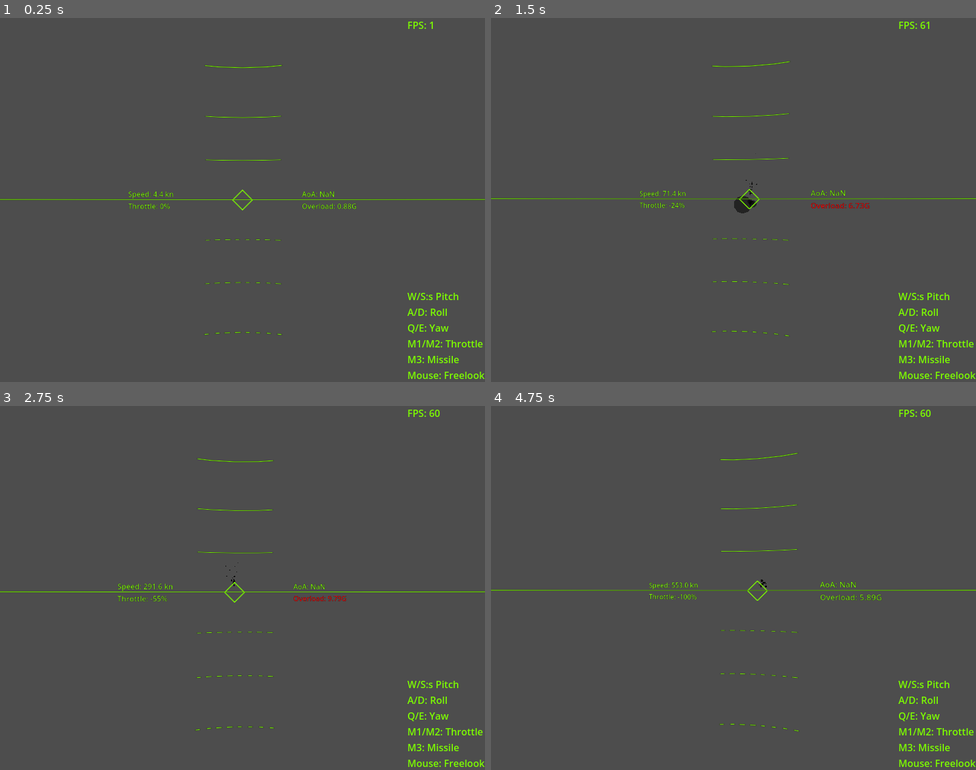
Above: before the commit, frames 1-4 (two rows, left to right).
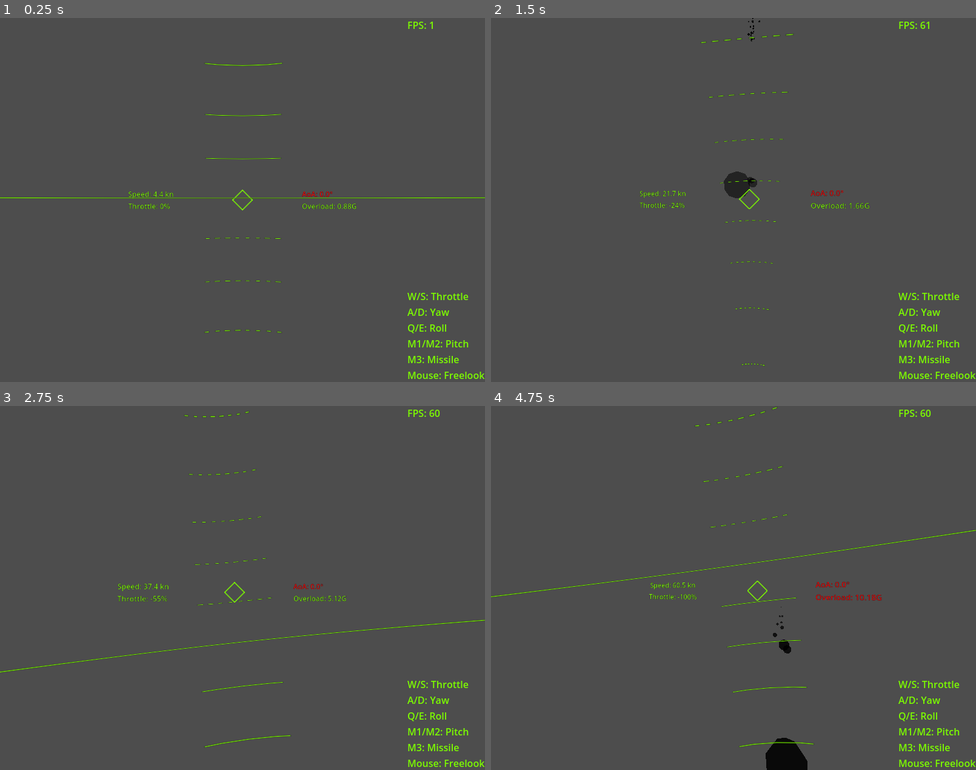
Above: after the commit, the same moments.

Repository: IzalithSky/vimana
Game: Godot game, scene res://objects/vehicles/vimana_lvd/vimana_lvd.tscn
Two runs of this game, one before a commit and one after it. Both use one fixed random seed, a clock stepped at 60 frames per second and the inputs below. This scene is started directly instead of the project's main scene.
Inputs (mouse positions are in pixels of both pictures, inside the frame that each line leads up to):
- Up to frame 1 (0.25 s): no input
- Up to frame 2 (1.5 s): move the mouse to (757, 200) at 0.52 s; hold S (pitch_up) from 0.53 s (still down); tap V (fire_missile) at 0.6, 1.35 s; move the mouse to (709, 200) at 1.27 s
- Up to frame 3 (2.75 s): keep holding S (pitch_up); move the mouse to (252, 580) at 2.02 s; tap V (fire_missile) at 2.1 s
- Up to frame 4 (4.75 s): keep holding S (pitch_up); move the mouse to (728, 595) at 2.77 s; tap V (fire_missile) at 2.85, 3.6, 4.35 s; move the mouse to (767, 591) at 3.52 s; move the mouse to (694, 584) at 4.27 s

The runs differ from the first frame. In frame 1, 1.5% of the frame differs, in the area x 0-100%, y 12-91%; in frame 2, 1.7%; in frame 3, 1.6%; in frame 4, 2.5%, in the area x 0-100%, y 0-100%.

Commit message:
refactoring

Diff:
--- /dev/null
+++ b/objects/vehicles/vimana.gd
@@ -0,0 +1,124 @@
+class_name Vimana extends RigidBody3D
+
+
+@export var drag_forward: float = 0.01
+@export var drag_up: float = 0.1
+@export var drag_side: float = 0.05
+@export var alignment_strength: float = 1.0
+
+@export var warn_g_force: float = 6.0
+@export var max_aoa_deg: float = 5.7
+@export var control_effectiveness_speed: float = 50.0
+
+@onready var speed_label: Label = $Display/SubViewport/HBoxContainer/VBoxContainer/SpeedLabel
+@onready var throttle_label: Label = $Display/SubViewport/HBoxContainer/VBoxContainer/ThrottleLabel
+@onready var aoa_label: Label = $Display/SubViewport/HBoxContainer/VBoxContainer2/AoALabel
+@onready var gf_label: Label= $Display/SubViewport/HBoxContainer/VBoxContainer2/GForceLabel
+@onready var horizon: MeshInstance3D = $Horizon
+@onready var heading: Sprite3D = $HeadingSprite3D
+
+const G_BUFFER_SIZE := 10
+var _g_force_buffer: Array = []
+var _prev_velocity: Vector3 = Vector3.ZERO
+var smoothed_g: float = 0.0
+var aoa_deg: float = 0.0
+var control_effectiveness: float = 0.0
+var throttle_percent: float = 0.0
+
+func compute_control_state() -> void:
+	var forward_speed: float = linear_velocity.dot(-transform.basis.z)
+	control_effectiveness = clamp(forward_speed / control_effectiveness_speed, 0.0, 1.0)
+
+	var forward: Vector3 = -transform.basis.z
+	var up: Vector3 = transform.basis.y
+	var velocity: Vector3 = linear_velocity
+
+	if velocity.length() < 1e-3:
+		aoa_deg = 0.0
+		return
+
+	var vel_proj: Vector3 = velocity - transform.basis.x * velocity.dot(transform.basis.x)
+	var vel_dir: Vector3 = vel_proj.normalized()
+	var aoa: float = forward.angle_to(vel_dir)
+	var sign_factor: float = sign(up.dot(vel_dir.cross(forward)))
+	aoa *= sign_factor
+	aoa_deg = rad_to_deg(aoa)
+
+
+func update_ui(delta: float) -> void:
+	var speed: float = linear_velocity.length()
+	var speed_knots = speed * 1.94384
+	speed_label.text = "Speed: %.1f kn" % speed_knots
+
+	throttle_label.text = "Throttle: %.0f%%" % throttle_percent
+	aoa_label.text = "AoA: %.1f°" % aoa_deg
+
+	var total_accel = (linear_velocity - _prev_velocity) / delta
+	var gravity = ProjectSettings.get_setting("physics/3d/default_gravity_vector")
+	var net_accel = total_accel - gravity
+	var g_force = net_accel.length() / 9.80665
+
+	_g_force_buffer.append(g_force)
+	if _g_force_buffer.size() > G_BUFFER_SIZE:
+		_g_force_buffer.pop_front()
+
+	smoothed_g = _g_force_buffer.reduce(func(a, b): return a + b) / _g_force_buffer.size()
+	gf_label.text = "Overload: %.2fG" % smoothed_g
+
+	if smoothed_g >= warn_g_force:
+		gf_label.add_theme_color_override("font_color", Color.RED)
+	else:
+		gf_label.add_theme_color_override("font_color", Color.LAWN_GREEN)
+
+	_prev_velocity = linear_velocity
+
+	if control_effectiveness < 1.0 or abs(aoa_deg) > max_aoa_deg:
+		aoa_label.add_theme_color_override("font_color", Color.RED)
+	else:
+		aoa_label.add_theme_color_override("font_color", Color.LAWN_GREEN)
+
+	var parent_yaw = horizon.get_parent().global_transform.basis.get_euler().y
+	horizon.global_transform = Transform3D(
+		Basis(Vector3.UP, parent_yaw),
+		horizon.global_transform.origin)
+
+	var cam_pos: Vector3 = $FPCameraHolder.global_transform.origin
+	var heading_dir: Vector3
+	if linear_velocity.length() > 1e-3:
+		heading_dir = linear_velocity.normalized()
+	else:
+		heading_dir = gravity.normalized()
+
+	var offset: Vector3 = heading_dir * 1.5
+	heading.global_transform.origin = cam_pos + offset
+
+
+func apply_air_drag() -> void:
+	var velocity: Vector3 = linear_velocity
+	var speed_squared: float = velocity.length_squared()
+	if speed_squared < 1e-4:
+		return
+
+	var basis: Basis = transform.basis
+	var drag_force: Vector3 = Vector3.ZERO
+	drag_force += -basis.z * velocity.dot(basis.z) * abs(velocity.dot(basis.z)) * drag_forward
+	drag_force += -basis.y * velocity.dot(basis.y) * abs(velocity.dot(basis.y)) * drag_up
+	drag_force += -basis.x * velocity.dot(basis.x) * abs(velocity.dot(basis.x)) * drag_side
+
+	if drag_force.is_finite():
+		apply_central_force(drag_force)
+
+
+func apply_directional_alignment() -> void:
+	var velocity: Vector3 = linear_velocity
+	if velocity.length() < 1e-3:
+		return
+
+	var forward: Vector3 = -transform.basis.z
+	var vel_dir: Vector3 = velocity.normalized()
+	var axis: Vector3 = forward.cross(vel_dir)
+	var angle: float = forward.angle_to(vel_dir)
+
+	if angle > 0.01:
+		var torque: Vector3 = axis.normalized() * angle * alignment_strength * velocity.length()
+		apply_torque(torque)
--- a/objects/vehicles/vimana_h/heli.gd
+++ b/objects/vehicles/vimana_h/heli.gd
@@ -1,4 +1,4 @@
-class_name Heli extends RigidBody3D
+class_name Heli extends Vimana
 
 
 @export var input_sensitivity = 1.5
@@ -7,33 +7,13 @@
 @export var torque_power = 20.0
 @export var spin_threshold = 1
 
-@export var drag_forward: float = 0.01
-@export var drag_up: float = 0.1
-@export var drag_side: float = 0.05
-@export var alignment_strength: float = 1.0
-
 @onready var camera_holder: FPCameraHolder = $FPCameraHolder
 @onready var camera: Camera3D = $FPCameraHolder.camera
-
-@export var speed_label: Label
-@export var throttle_label: Label
-@export var aoa_label: Label
-@export var gf_label: Label
-@export var horizon: MeshInstance3D
-@export var heading: Sprite3D
-
-
-@export var warn_g_force: float = 6.0
 
 var roll_input = 0.0
 var pitch_input = 0.0
 var yaw_input = 0.0
 var throttle_input = 0.0
-
-const G_BUFFER_SIZE := 10
-var _g_force_buffer: Array = []
-var _prev_velocity: Vector3 = Vector3.ZERO
-var smoothed_g: float = 0.0
 
 
 func read_vehicle_inputs(delta: float) -> void:
@@ -130,94 +110,12 @@
 			apply_stabilization_torque(correction_torque)
 
 
-func update_ui(delta: float) -> void:
-	var speed: float = linear_velocity.length()
-	var speed_knots = speed * 1.94384
-	speed_label.text = "Speed: %.1f kn" % speed_knots
-
-	var throttle_percent: float = (throttle_input) * 100.0
-	throttle_label.text = "Throttle: %.0f%%" % throttle_percent
-
-	aoa_label.text = "AoA: NaN"
-
-	var total_accel = (linear_velocity - _prev_velocity) / delta
-	var gravity = ProjectSettings.get_setting("physics/3d/default_gravity_vector")
-	var net_accel = total_accel - gravity
-	var g_force = net_accel.length() / 9.80665
-
-	# Update buffer
-	_g_force_buffer.append(g_force)
-	if _g_force_buffer.size() > G_BUFFER_SIZE:
-		_g_force_buffer.pop_front()
-
-	# Smoothed G-force
-	smoothed_g = _g_force_buffer.reduce(func(a, b): return a + b) / _g_force_buffer.size()
-	gf_label.text = "Overload: %.2fG" % smoothed_g
-
-	if smoothed_g >= warn_g_force:
-		gf_label.add_theme_color_override("font_color", Color.RED)
-	else:
-		gf_label.add_theme_color_override("font_color", Color.LAWN_GREEN)
-
-	_prev_velocity = linear_velocity
-
-	var parent_yaw = horizon.get_parent().global_transform.basis.get_euler().y
-	horizon.global_transform = Transform3D(
-		Basis(Vector3.UP, parent_yaw),
-		horizon.global_transform.origin)
-
-	# Update heading sprite position
-	var cam_pos: Vector3 = $FPCameraHolder.global_transform.origin
-	var heading_dir: Vector3
-
-	if linear_velocity.length() > 1e-3:
-		heading_dir = linear_velocity.normalized()
-	else:
-		heading_dir = gravity.normalized()
-
-	var offset: Vector3 = heading_dir * 1.5
-	heading.global_transform.origin = cam_pos + offset
-
-
-func apply_air_drag() -> void:
-	var velocity: Vector3 = linear_velocity
-	var speed_squared: float = velocity.length_squared()
-	if speed_squared < 1e-4:
-		return  # avoid tiny/invalid values
-
-	var basis: Basis = transform.basis
-
-	var forward_vel: float = velocity.dot(basis.z)
-	var up_vel: float = velocity.dot(basis.y)
-	var side_vel: float = velocity.dot(basis.x)
-
-	var drag_force: Vector3 = Vector3.ZERO
-	drag_force += -basis.z * forward_vel * abs(forward_vel) * drag_forward
-	drag_force += -basis.y * up_vel * abs(up_vel) * drag_up
-	drag_force += -basis.x * side_vel * abs(side_vel) * drag_side
-
-	if drag_force.is_finite():
-		apply_central_force(drag_force)
-
-
-func apply_directional_alignment() -> void:
-	var velocity: Vector3 = linear_velocity
-	if velocity.length() < 1e-3:
-		return
-
-	var forward: Vector3 = -transform.basis.z
-	var vel_dir: Vector3 = velocity.normalized()
-	var axis: Vector3 = forward.cross(vel_dir)
-	var angle: float = forward.angle_to(vel_dir)
-
-	if angle > 0.01:
-		var torque: Vector3 = axis.normalized() * angle * alignment_strength * velocity.length()
-		apply_torque(torque)
-
 func _physics_process(delta: float) -> void:
 	read_vehicle_inputs(delta)
 	stabilise_rotation(delta)
 	#apply_directional_alignment()
 	apply_controls(delta)
 	apply_air_drag()
+
+	throttle_percent = throttle_input * 100.0
 	update_ui(delta)
--- a/objects/vehicles/vimana_h/vimana_h.tscn
+++ b/objects/vehicles/vimana_h/vimana_h.tscn
@@ -48,19 +48,13 @@
 radius = 2.0
 height = 4.0
 
-[node name="RigidBody3D" type="RigidBody3D" node_paths=PackedStringArray("speed_label", "throttle_label", "aoa_label", "gf_label", "horizon", "heading")]
+[node name="RigidBody3D" type="RigidBody3D"]
 mass = 3.0
 continuous_cd = true
 contact_monitor = true
 max_contacts_reported = 5
 angular_damp = 3.0
 script = ExtResource("1_2yl4s")
-speed_label = NodePath("Display/SubViewport/HBoxContainer/VBoxContainer/SpeedLabel")
-throttle_label = NodePath("Display/SubViewport/HBoxContainer/VBoxContainer/ThrottleLabel")
-aoa_label = NodePath("Display/SubViewport/HBoxContainer/VBoxContainer2/AoALabel")
-gf_label = NodePath("Display/SubViewport/HBoxContainer/VBoxContainer2/GForceLabel")
-horizon = NodePath("Horizon")
-heading = NodePath("HeadingSprite3D")
 
 [node name="CSGBakedMeshInstance3D" type="MeshInstance3D" parent="."]
 transform = Transform3D(1, 0, 0, 0, 1, 0, 0, 0, 1, 0, 0, -0.520594)
@@ -157,7 +151,7 @@
 [node name="LegendLabel" type="Label" parent="FPCameraHolder/Camera3D/CanvasLayer/HBoxContainer/VBoxContainer"]
 layout_mode = 2
 theme_override_colors/font_color = Color(0.486275, 0.988235, 0, 1)
-text = "W/S:s Pitch
+text = "W/S: Pitch
 A/D: Roll
 Q/E: Yaw
 M1/M2: Throttle
--- a/objects/vehicles/vimana_j/jet.gd
+++ b/objects/vehicles/vimana_j/jet.gd
@@ -1,5 +1,4 @@
-class_name Jet
-extends RigidBody3D
+class_name Jet extends Vimana
 
 @export var min_thrust: float = 0.0
 @export var max_thrust: float = 1000.0
@@ -17,24 +16,9 @@
 
 @export var lift_coefficient: float = 0.1
 @export var angular_damping_strength: float = 8.0
-@export var max_aoa_deg: float = 5.7
-
-@export var drag_forward: float = 0.01
-@export var drag_up: float = 0.1
-@export var drag_side: float = 0.05
-@export var alignment_strength: float = 1.0
 
 @export var max_speed: float = 500.0  # throttle disabled above this
-@export var control_effectiveness_speed: float = 50.0  # full control above this
 
-@export var speed_label: Label
-@export var throttle_label: Label
-@export var aoa_label: Label
-@export var gf_label: Label
-@export var horizon: MeshInstance3D
-@export var heading: Sprite3D
-
-@export var warn_g_force: float = 6.0
 @export var g_limit_pitch_enabled: bool = true
 @export var g_limit_throttle_enabled: bool = true
 @export var max_g_force: float = 11.0
@@ -44,13 +28,11 @@
 
 var current_thrust: float = 0.0
 var aoa: float = 0.0
-var aoa_deg: float = 0.0
 
 var pitch_input: float = 0.0
 var yaw_input: float = 0.0
 var roll_input: float = 0.0
 
-var control_effectiveness: float = 0.0
 var pitch_rate: float = 0.0
 var yaw_rate: float = 0.0
 var roll_rate: float = 0.0
@@ -58,11 +40,6 @@
 var pitch_active: bool = false
 var yaw_active: bool = false
 var roll_active: bool = false
-
-const G_BUFFER_SIZE := 10
-var _g_force_buffer: Array = []
-var _prev_velocity: Vector3 = Vector3.ZERO
-var smoothed_g: float = 0.0
 
 
 func _ready() -> void:
@@ -86,72 +63,10 @@
 	apply_jet_torque(delta)
 	apply_directional_alignment()
 	apply_trim_torque()
+
+	throttle_percent = (current_thrust / max_thrust) * 100.0
 	update_ui(delta)
 
-
-func update_ui(delta: float) -> void:
-	var speed: float = linear_velocity.length()
-	var speed_knots = speed * 1.94384
-	speed_label.text = "Speed: %.1f kn" % speed_knots
-
-	var throttle_percent: float = (current_thrust / max_thrust) * 100.0
-	throttle_label.text = "Throttle: %.0f%%" % throttle_percent
-
-	aoa_label.text = "AoA: %.1f°" % aoa_deg
-
-	var total_accel = (linear_velocity - _prev_velocity) / delta
-	var gravity = ProjectSettings.get_setting("physics/3d/default_gravity_vector")
-	var net_accel = total_accel - gravity
-	var g_force = net_accel.length() / 9.80665
-
-	# Update buffer
-	_g_force_buffer.append(g_force)
-	if _g_force_buffer.size() > G_BUFFER_SIZE:
-		_g_force_buffer.pop_front()
-
-	# Smoothed G-force
-	smoothed_g = _g_force_buffer.reduce(func(a, b): return a + b) / _g_force_buffer.size()
-	gf_label.text = "Overload: %.2fG" % smoothed_g
-
-	if smoothed_g >= warn_g_force:
-		gf_label.add_theme_color_override("font_color", Color.RED)
-	else:
-		gf_label.add_theme_color_override("font_color", Color.LAWN_GREEN)
-
-	_prev_velocity = linear_velocity
-
-
-	if control_effectiveness < 1.0 or abs(aoa_deg) > max_aoa_deg:
-		aoa_label.add_theme_color_override("font_color", Color.RED)
-	else:
-		aoa_label.add_theme_color_override("font_color", Color.LAWN_GREEN)
-
-	var parent_yaw = horizon.get_parent().global_transform.basis.get_euler().y
-	horizon.global_transform = Transform3D(
-		Basis(Vector3.UP, parent_yaw),
-		horizon.global_transform.origin)
-
-	# Update heading sprite position
-	var cam_pos: Vector3 = $FPCameraHolder.global_transform.origin
-	var heading_dir: Vector3
-
-	if linear_velocity.length() > 1e-3:
-		heading_dir = linear_velocity.normalized()
-	else:
-		heading_dir = gravity.normalized()
-
-	var offset: Vector3 = heading_dir * 1.5
-	heading.global_transform.origin = cam_pos + offset
-
-
-func compute_control_state() -> void:
-	var forward_speed: float = linear_velocity.dot(-transform.basis.z)
-	control_effectiveness = clamp(forward_speed / control_effectiveness_speed, 0.0, 1.0)
-
-	var ang_vel: Vector3 = get_angular_velocity()
-	pitch_rate = ang_vel.dot(transform.basis.x)
-	yaw_rate = ang_vel.dot(transform.basis.y)
-	roll_rate = ang_vel.dot(transform.basis.z)
 
 
 func handle_throttle(delta: float) -> void:
@@ -201,27 +116,6 @@
 
 	var lift_force: Vector3 = transform.basis.y * lift_strength
 	apply_central_force(lift_force)
-
-
-func apply_air_drag() -> void:
-	var velocity: Vector3 = linear_velocity
-	var speed_squared: float = velocity.length_squared()
-	if speed_squared < 1e-4:
-		return  # avoid tiny/invalid values
-
-	var basis: Basis = transform.basis
-
-	var forward_vel: float = velocity.dot(basis.z)
-	var up_vel: float = velocity.dot(basis.y)
-	var side_vel: float = velocity.dot(basis.x)
-
-	var drag_force: Vector3 = Vector3.ZERO
-	drag_force += -basis.z * forward_vel * abs(forward_vel) * drag_forward
-	drag_force += -basis.y * up_vel * abs(up_vel) * drag_up
-	drag_force += -basis.x * side_vel * abs(side_vel) * drag_side
-
-	if drag_force.is_finite():
-		apply_central_force(drag_force)
 
 
 func apply_jet_torque(delta: float) -> void:
@@ -288,18 +182,3 @@
 	if not roll_active:
 		var roll_trim: float = clamp(-roll_rate * angular_damping_strength, -max_roll, max_roll)
 		apply_torque(transform.basis.z * roll_trim * control_effectiveness)
-
-
-func apply_directional_alignment() -> void:
-	var velocity: Vector3 = linear_velocity
-	if velocity.length() < 1e-3:
-		return
-
-	var forward: Vector3 = -transform.basis.z
-	var vel_dir: Vector3 = velocity.normalized()
-	var axis: Vector3 = forward.cross(vel_dir)
-	var angle: float = forward.angle_to(vel_dir)
-
-	if angle > 0.01:
-		var torque: Vector3 = axis.normalized() * angle * alignment_strength * velocity.length()
-		apply_torque(torque)
--- a/objects/vehicles/vimana_j/vimana_j.tscn
+++ b/objects/vehicles/vimana_j/vimana_j.tscn
@@ -49,7 +49,7 @@
 radius = 2.0
 height = 4.0
 
-[node name="RigidBody3D" type="RigidBody3D" node_paths=PackedStringArray("speed_label", "throttle_label", "aoa_label", "gf_label", "horizon", "heading")]
+[node name="RigidBody3D" type="RigidBody3D"]
 mass = 3.0
 continuous_cd = true
 contact_monitor = true
@@ -57,12 +57,6 @@
 angular_damp = 3.0
 script = ExtResource("1_0qbkc")
 angular_damping_strength = 80.0
-speed_label = NodePath("Display/SubViewport/HBoxContainer/VBoxContainer/SpeedLabel")
-throttle_label = NodePath("Display/SubViewport/HBoxContainer/VBoxContainer/ThrottleLabel")
-aoa_label = NodePath("Display/SubViewport/HBoxContainer/VBoxContainer2/AoALabel")
-gf_label = NodePath("Display/SubViewport/HBoxContainer/VBoxContainer2/GForceLabel")
-horizon = NodePath("Horizon")
-heading = NodePath("HeadingSprite3D")
 g_limit_pitch_enabled = false
 g_limit_throttle_enabled = false
 explosion_scene = ExtResource("2_g63xp")
@@ -162,7 +156,7 @@
 [node name="LegendLabel" type="Label" parent="FPCameraHolder/Camera3D/CanvasLayer/HBoxContainer/VBoxContainer"]
 layout_mode = 2
 theme_override_colors/font_color = Color(0.486275, 0.988235, 0, 1)
-text = "W/S:s Pitch
+text = "W/S: Pitch
 A/D: Roll
 Q/E: Yaw
 M1/M2: Throttle
--- a/objects/vehicles/vimana_lvd/vimana_lvd.gd
+++ b/objects/vehicles/vimana_lvd/vimana_lvd.gd
@@ -1,39 +1,4 @@
-class_name LvD extends RigidBody3D
-
-
-@export var input_sensitivity = 1.5
-@export var input_decay = 3.0
-@export var thrust_power = 1000.0
-@export var torque_power = 20.0
-@export var spin_threshold = 1
-
-@export var drag_forward: float = 0.01
-@export var drag_up: float = 0.1
-@export var drag_side: float = 0.05
-@export var alignment_strength: float = 1.0
-
-@onready var camera_holder: FPCameraHolder = $FPCameraHolder
-@onready var camera: Camera3D = $FPCameraHolder.camera
-
-@export var speed_label: Label
-@export var throttle_label: Label
-@export var aoa_label: Label
-@export var gf_label: Label
-@export var horizon: MeshInstance3D
-@export var heading: Sprite3D
-
-
-@export var warn_g_force: float = 6.0
-
-var roll_input = 0.0
-var pitch_input = 0.0
-var yaw_input = 0.0
-var throttle_input = 0.0
-
-const G_BUFFER_SIZE := 10
-var _g_force_buffer: Array = []
-var _prev_velocity: Vector3 = Vector3.ZERO
-var smoothed_g: float = 0.0
+class_name LvD extends Heli
 
 
 func read_vehicle_inputs(delta: float) -> void:
@@ -76,148 +41,12 @@
 	apply_central_force(forward_force)
 
 
-func apply_roll(roll_value: float) -> void:
-	var roll_torque = transform.basis.z * roll_value * torque_power
-	apply_torque(roll_torque)
-
-
-func apply_pitch(pitch_value: float) -> void:
-	var pitch_torque = transform.basis.x * pitch_value * torque_power
-	apply_torque(pitch_torque)
-
-
-func apply_yaw(yaw_value: float) -> void:
-	var yaw_torque = transform.basis.y * yaw_value * torque_power
-	apply_torque(yaw_torque)
-
-
-func get_effective_pitch_and_roll() -> Vector2:
-	var combined = Vector2(roll_input, pitch_input)
-	if combined.length() > 1:
-		combined = combined.normalized()
-	return combined
-
-
-func apply_controls(delta: float) -> void:
-	apply_throttle(throttle_input)
-
-	var effective = get_effective_pitch_and_roll()
-	apply_roll(effective.x)
-	apply_pitch(effective.y)
-
-	apply_yaw(yaw_input)
-
-
-func apply_stabilization_torque(correction_torque: Vector3) -> void:
-	var roll_corr = correction_torque.dot(transform.basis.z) / torque_power
-	var pitch_corr = correction_torque.dot(transform.basis.x) / torque_power
-	var yaw_corr = correction_torque.dot(transform.basis.y) / torque_power
-
-	apply_roll(roll_corr)
-	apply_pitch(pitch_corr)
-	apply_yaw(yaw_corr)
-
-
-func stabilise_rotation(delta: float) -> void:
-	if not (Input.is_action_pressed("roll_right") or Input.is_action_pressed("roll_left") or
-			Input.is_action_pressed("pitch_up") or Input.is_action_pressed("pitch_down") or
-			Input.is_action_pressed("yaw_right") or Input.is_action_pressed("yaw_left")):
-		var ang_vel = get_angular_velocity()
-		var spin = ang_vel.length()
-		if spin > 0:
-			var scale = clamp(spin / spin_threshold, 0, 1)
-			var correction_torque = -ang_vel * scale * torque_power
-			apply_stabilization_torque(correction_torque)
-
-
-func update_ui(delta: float) -> void:
-	var speed: float = linear_velocity.length()
-	var speed_knots = speed * 1.94384
-	speed_label.text = "Speed: %.1f kn" % speed_knots
-
-	var throttle_percent: float = (throttle_input) * 100.0
-	throttle_label.text = "Throttle: %.0f%%" % throttle_percent
-
-	aoa_label.text = "AoA: NaN"
-
-	var total_accel = (linear_velocity - _prev_velocity) / delta
-	var gravity = ProjectSettings.get_setting("physics/3d/default_gravity_vector")
-	var net_accel = total_accel - gravity
-	var g_force = net_accel.length() / 9.80665
-
-	# Update buffer
-	_g_force_buffer.append(g_force)
-	if _g_force_buffer.size() > G_BUFFER_SIZE:
-		_g_force_buffer.pop_front()
-
-	# Smoothed G-force
-	smoothed_g = _g_force_buffer.reduce(func(a, b): return a + b) / _g_force_buffer.size()
-	gf_label.text = "Overload: %.2fG" % smoothed_g
-
-	if smoothed_g >= warn_g_force:
-		gf_label.add_theme_color_override("font_color", Color.RED)
-	else:
-		gf_label.add_theme_color_override("font_color", Color.LAWN_GREEN)
-
-	_prev_velocity = linear_velocity
-
-	var parent_yaw = horizon.get_parent().global_transform.basis.get_euler().y
-	horizon.global_transform = Transform3D(
-		Basis(Vector3.UP, parent_yaw),
-		horizon.global_transform.origin)
-
-	# Update heading sprite position
-	var cam_pos: Vector3 = $FPCameraHolder.global_transform.origin
-	var heading_dir: Vector3
-
-	if linear_velocity.length() > 1e-3:
-		heading_dir = linear_velocity.normalized()
-	else:
-		heading_dir = gravity.normalized()
-
-	var offset: Vector3 = heading_dir * 1.5
-	heading.global_transform.origin = cam_pos + offset
-
-
-func apply_air_drag() -> void:
-	var velocity: Vector3 = linear_velocity
-	var speed_squared: float = velocity.length_squared()
-	if speed_squared < 1e-4:
-		return  # avoid tiny/invalid values
-
-	var basis: Basis = transform.basis
-
-	var forward_vel: float = velocity.dot(basis.z)
-	var up_vel: float = velocity.dot(basis.y)
-	var side_vel: float = velocity.dot(basis.x)
-
-	var drag_force: Vector3 = Vector3.ZERO
-	drag_force += -basis.z * forward_vel * abs(forward_vel) * drag_forward
-	drag_force += -basis.y * up_vel * abs(up_vel) * drag_up
-	drag_force += -basis.x * side_vel * abs(side_vel) * drag_side
-
-	if drag_force.is_finite():
-		apply_central_force(drag_force)
-
-
-func apply_directional_alignment() -> void:
-	var velocity: Vector3 = linear_velocity
-	if velocity.length() < 1e-3:
-		return
-
-	var forward: Vector3 = -transform.basis.z
-	var vel_dir: Vector3 = velocity.normalized()
-	var axis: Vector3 = forward.cross(vel_dir)
-	var angle: float = forward.angle_to(vel_dir)
-
-	if angle > 0.01:
-		var torque: Vector3 = axis.normalized() * angle * alignment_strength * velocity.length()
-		apply_torque(torque)
-
 func _physics_process(delta: float) -> void:
 	read_vehicle_inputs(delta)
 	stabilise_rotation(delta)
-	#apply_directional_alignment()
+	apply_directional_alignment()
 	apply_controls(delta)
 	apply_air_drag()
+
+	throttle_percent = throttle_input * 100.0
 	update_ui(delta)
--- a/objects/vehicles/vimana_lvd/vimana_lvd.tscn
+++ b/objects/vehicles/vimana_lvd/vimana_lvd.tscn
@@ -48,19 +48,13 @@
 radius = 2.0
 height = 4.0
 
-[node name="RigidBody3D" type="RigidBody3D" node_paths=PackedStringArray("speed_label", "throttle_label", "aoa_label", "gf_label", "horizon", "heading")]
+[node name="RigidBody3D" type="RigidBody3D"]
 mass = 3.0
 continuous_cd = true
 contact_monitor = true
 max_contacts_reported = 5
 angular_damp = 3.0
 script = ExtResource("1_3juvv")
-speed_label = NodePath("Display/SubViewport/HBoxContainer/VBoxContainer/SpeedLabel")
-throttle_label = NodePath("Display/SubViewport/HBoxContainer/VBoxContainer/ThrottleLabel")
-aoa_label = NodePath("Display/SubViewport/HBoxContainer/VBoxContainer2/AoALabel")
-gf_label = NodePath("Display/SubViewport/HBoxContainer/VBoxContainer2/GForceLabel")
-horizon = NodePath("Horizon")
-heading = NodePath("HeadingSprite3D")
 
 [node name="CSGBakedMeshInstance3D" type="MeshInstance3D" parent="."]
 transform = Transform3D(1, 0, 0, 0, 1, 0, 0, 0, 1, 0, 0, -0.520594)
@@ -157,10 +151,10 @@
 [node name="LegendLabel" type="Label" parent="FPCameraHolder/Camera3D/CanvasLayer/HBoxContainer/VBoxContainer"]
 layout_mode = 2
 theme_override_colors/font_color = Color(0.486275, 0.988235, 0, 1)
-text = "W/S:s Pitch
-A/D: Roll
-Q/E: Yaw
-M1/M2: Throttle
+text = "W/S: Throttle
+A/D: Yaw
+Q/E: Roll
+M1/M2: Pitch
 M3: Missile
 Mouse: Freelook"
 
Not shown, added: objects/vehicles/vimana.gd.uid
